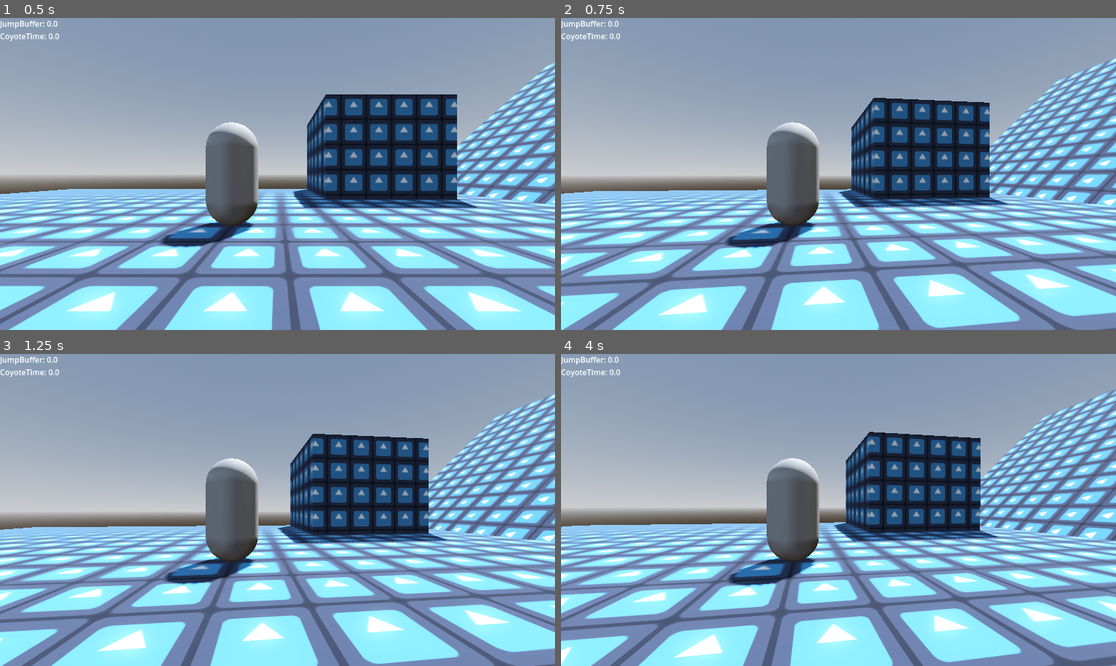
Above: before the commit, frames 1-4 (two rows, left to right).
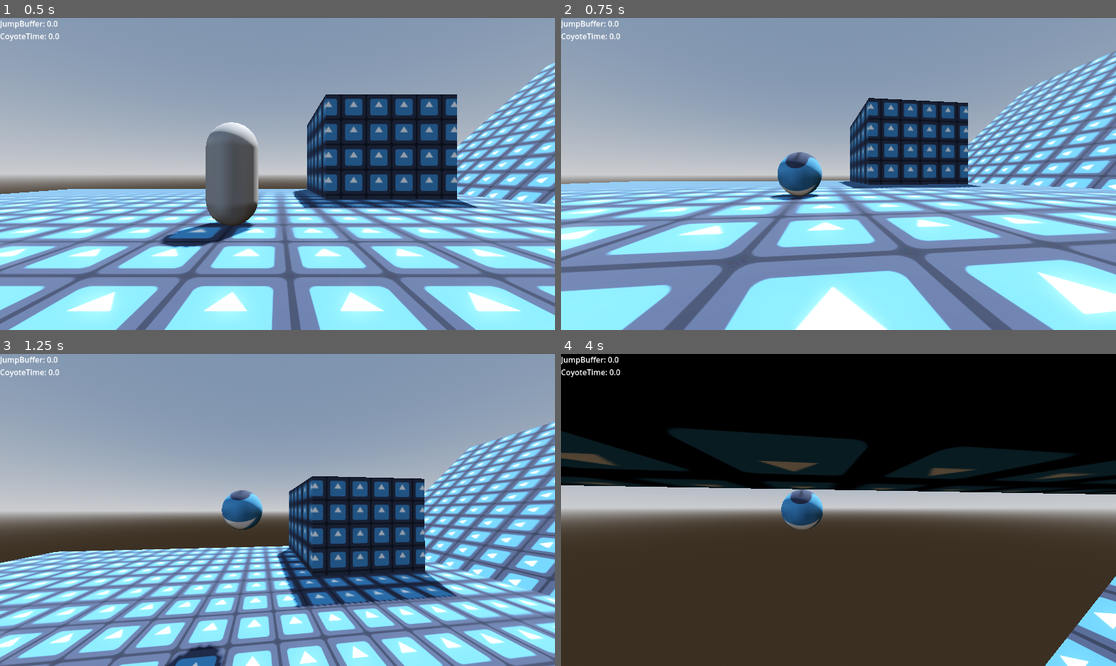
Above: after the commit, the same moments.

Repository: pochoco24/armadillos_with_guns
Game: Godot game, scene res://main.tscn
The game is run twice, just before and just after one commit, with the same random seed, the same clock (stepped at 60 frames per second) and the same inputs. The engine's default icon, where the game draws it, is replaced by a stand-in: a white triangle on a blue panel in a dark square.
Inputs (mouse positions are in pixels of both pictures, inside the frame that each line leads up to):
- Up to frame 1 (0.5 s): no input
- Up to frame 2 (0.75 s): move the mouse to (866, 174) at 0.52 s; hold W (up) from 0.53 s (still down); hold Shift (ball_mode) from 0.53 s (still down)
- Up to frame 3 (1.25 s): keep holding W (up); keep holding Shift (ball_mode); tap Space (jump) at 0.77, 0.8, 1.07 s
- Up to frame 4 (4 s): keep holding W (up); move the mouse to (810, 510) at 1.27 s; release Shift (ball_mode) at 1.28 s; tap Space (jump) at 1.35, 1.52, 1.82, 2.3, 3.02, 3.32, 3.77, 3.8 s; tap Shift (ball_mode) at 1.55, 3.05 s; move the mouse to (849, 503) at 2.02 s; hold Shift (ball_mode) 2.03-2.78 s; move the mouse to (832, 516) at 2.77 s; click (832, 516) at 2.85 s; move the mouse to (877, 513) at 3.52 s; hold Shift (ball_mode) from 3.53 s (still down)

Frame 1 is identical in both runs. In frame 2, 47% of the frame differs, in the area x 0-100%, y 10-100%; in frame 3, 47%; in frame 4, 94%, in the area x 0-100%, y 0-100%.

Commit message:
added nested ball fsm

Diff:
--- a/main.tscn
+++ b/main.tscn
@@ -1,18 +1,22 @@
-[gd_scene load_steps=24 format=3 uid="uid://cdyng8lxh4ora"]
+[gd_scene load_steps=28 format=3 uid="uid://cdyng8lxh4ora"]
 
 [ext_resource type="Texture2D" uid="uid://cjsigc2r52b5f" path="res://icon.svg" id="1_0xm2m"]
 [ext_resource type="Script" uid="uid://b56c0rb1dbxy0" path="res://player/player.gd" id="2_272bh"]
-[ext_resource type="Script" uid="uid://cjnokk3bv3d2c" path="res://cam_pivot.gd" id="3_1bvp3"]
-[ext_resource type="Script" uid="uid://bq5t5v4jynd1h" path="res://player/ball.gd" id="3_h2yge"]
-[ext_resource type="Script" uid="uid://bt3ijvv8tokii" path="res://player/player_state_machine.gd" id="3_w48qg"]
+[ext_resource type="Script" uid="uid://cjnokk3bv3d2c" path="res://player/cam_pivot.gd" id="3_1bvp3"]
+[ext_resource type="Script" uid="uid://bq5t5v4jynd1h" path="res://player/ball_rigid_body.gd" id="3_h2yge"]
+[ext_resource type="Script" uid="uid://bhb5ov73j0yb7" path="res://utlilities/state_machine.gd" id="3_ycdy4"]
 [ext_resource type="Script" uid="uid://b46x2wbgv0s8s" path="res://player/states/idle.gd" id="4_7mycd"]
 [ext_resource type="Script" uid="uid://dtiwo1avy75s1" path="res://player/states/falling.gd" id="5_5vw27"]
 [ext_resource type="Script" uid="uid://qj43j33ouuei" path="res://player/states/jumping.gd" id="5_272bh"]
 [ext_resource type="Script" uid="uid://fbmqt1ut2sxi" path="res://player/states/run.gd" id="6_5vw27"]
-[ext_resource type="Script" uid="uid://xaghdmtee3di" path="res://player/player_state.gd" id="8_4c57u"]
+[ext_resource type="Script" uid="uid://xaghdmtee3di" path="res://player/states/player_state.gd" id="8_4c57u"]
+[ext_resource type="Script" uid="uid://dnk8b18dvrxgt" path="res://player/states/ball/ball_sub_state_machine.gd" id="8_w48qg"]
+[ext_resource type="Script" uid="uid://cv21ku1excwup" path="res://player/states/ball/rolling.gd" id="9_2cqfq"]
+[ext_resource type="Script" uid="uid://cl8gt4lexd38m" path="res://player/states/ball/jumping.gd" id="10_yaehf"]
+[ext_resource type="Script" uid="uid://bwfal6x03yuyj" path="res://player/states/ball/falling.gd" id="11_074og"]
 [ext_resource type="Script" uid="uid://bjgkpaqtq6enr" path="res://player/ledge_detection.gd" id="11_dg77c"]
 [ext_resource type="Script" uid="uid://cqmtmx618c1r7" path="res://player/spinning_ray_cast_3d.gd" id="11_efxa6"]
-[ext_resource type="Script" uid="uid://di2cld85wx5pl" path="res://debug_ui.gd" id="13_ycdy4"]
+[ext_resource type="Script" uid="uid://di2cld85wx5pl" path="res://utlilities/debug_ui.gd" id="13_ycdy4"]
 
 [sub_resource type="ProceduralSkyMaterial" id="ProceduralSkyMaterial_1bvp3"]
 sky_horizon_color = Color(0.662243, 0.671743, 0.686743, 1)
@@ -99,35 +103,60 @@
 shotgun_recoil = 20.0
 ball_shotgun_recoil = 25.0
 
-[node name="PlayerStateMachine" type="Node" parent="Player" node_paths=PackedStringArray("player", "current_state")]
-script = ExtResource("3_w48qg")
-player = NodePath("..")
-current_state = NodePath("Idle")
+[node name="StateMachine" type="Node" parent="Player" node_paths=PackedStringArray("initial_state")]
+script = ExtResource("3_ycdy4")
+initial_state = NodePath("Idle")
 metadata/_custom_type_script = "uid://bhb5ov73j0yb7"
 
-[node name="Idle" type="Node" parent="Player/PlayerStateMachine"]
+[node name="Idle" type="Node" parent="Player/StateMachine" node_paths=PackedStringArray("player")]
 script = ExtResource("4_7mycd")
-metadata/_custom_type_script = "uid://xaghdmtee3di"
-
-[node name="Jumping" type="Node" parent="Player/PlayerStateMachine"]
+player = NodePath("../..")
+metadata/_custom_type_script = "uid://xaghdmtee3di"
+
+[node name="Jumping" type="Node" parent="Player/StateMachine" node_paths=PackedStringArray("player")]
 script = ExtResource("5_272bh")
 jump_speed = 10.0
-metadata/_custom_type_script = "uid://xaghdmtee3di"
-
-[node name="Falling" type="Node" parent="Player/PlayerStateMachine"]
+player = NodePath("../..")
+metadata/_custom_type_script = "uid://xaghdmtee3di"
+
+[node name="Falling" type="Node" parent="Player/StateMachine" node_paths=PackedStringArray("player")]
 script = ExtResource("5_5vw27")
-metadata/_custom_type_script = "uid://xaghdmtee3di"
-
-[node name="Run" type="Node" parent="Player/PlayerStateMachine"]
+player = NodePath("../..")
+metadata/_custom_type_script = "uid://xaghdmtee3di"
+
+[node name="Run" type="Node" parent="Player/StateMachine" node_paths=PackedStringArray("player")]
 script = ExtResource("6_5vw27")
-metadata/_custom_type_script = "uid://xaghdmtee3di"
-
-[node name="Ball" type="Node" parent="Player/PlayerStateMachine"]
+player = NodePath("../..")
+metadata/_custom_type_script = "uid://xaghdmtee3di"
+
+[node name="Ball" type="Node" parent="Player/StateMachine" node_paths=PackedStringArray("player", "ball")]
+script = ExtResource("8_w48qg")
+player = NodePath("../..")
+ball = NodePath("../../Ball")
+metadata/_custom_type_script = "uid://0hhu20p0073h"
+
+[node name="Rolling" type="Node" parent="Player/StateMachine/Ball" node_paths=PackedStringArray("ball", "player")]
+script = ExtResource("9_2cqfq")
+ball = NodePath("../../../Ball")
+player = NodePath("../../..")
+metadata/_custom_type_script = "uid://tskxb1lhmh3"
+
+[node name="Jumping" type="Node" parent="Player/StateMachine/Ball" node_paths=PackedStringArray("ball", "player")]
+script = ExtResource("10_yaehf")
+jump_speed = 15.0
+ball = NodePath("../../../Ball")
+player = NodePath("../../..")
+metadata/_custom_type_script = "uid://tskxb1lhmh3"
+
+[node name="Falling" type="Node" parent="Player/StateMachine/Ball" node_paths=PackedStringArray("ball", "player")]
+script = ExtResource("11_074og")
+ball = NodePath("../../../Ball")
+player = NodePath("../../..")
+metadata/_custom_type_script = "uid://tskxb1lhmh3"
+
+[node name="LedgeGrab" type="Node" parent="Player/StateMachine" node_paths=PackedStringArray("player")]
 script = ExtResource("8_4c57u")
-metadata/_custom_type_script = "uid://xaghdmtee3di"
-
-[node name="LedgeGrab" type="Node" parent="Player/PlayerStateMachine"]
-script = ExtResource("8_4c57u")
+player = NodePath("../..")
 metadata/_custom_type_script = "uid://xaghdmtee3di"
 
 [node name="Mesh" type="MeshInstance3D" parent="Player"]
@@ -161,10 +190,11 @@
 gravity_scale = 4.0
 freeze = true
 contact_monitor = true
-max_contacts_reported = 1
+max_contacts_reported = 5
 angular_damp = 1.0
 script = ExtResource("3_h2yge")
 max_floor_dot = 0.707
+acceleration = 15.0
 
 [node name="CollisionShape3D" type="CollisionShape3D" parent="Player/Ball"]
 shape = SubResource("SphereShape3D_h2yge")
--- a/player/ball.gd
+++ b/player/ball_rigid_body.gd
@@ -1,6 +1,7 @@
 extends RigidBody3D
 
-@export var max_floor_dot : float
+@export var max_floor_dot: float
+@export var acceleration: float
 
 var on_floor := false
 
--- a/player/legacy_player.gd
+++ /dev/null
@@ -1,148 +0,0 @@
-extends CharacterBody3D
-
-enum States {IDLE, RUN, JUMP, FALLING, BALL, LEDGE_GRAB}
-
-@export var cam_pivot: Node3D
-@export var ball: RigidBody3D
-@onready var player_mesh: MeshInstance3D = $PlayerMesh
-@onready var jump_buffer: Timer = $JumpBuffer
-@onready var coyote_time: Timer = $CoyoteTime
-
-@export var acceleration: float
-@export var ball_acceleration: float
-@export var speed: float
-@export var jump_speed: float
-@export var ball_jump_speed: float
-@export var gravity: float
-@export var void_y_level: float
-
-var input_dir := Vector2.ZERO
-var velocity_flat := Vector2.ZERO
-var was_on_floor = false
-
-var state: States = States.IDLE:
-	set = set_state
-
-
-func _ready() -> void:
-	# Lock mouse in center of screen
-	Input.mouse_mode = Input.MOUSE_MODE_CAPTURED
-
-	set_state(States.BALL)
-
-func _physics_process(delta: float) -> void:
-	var queue_coyote_time = false
-
-	if is_on_floor() != was_on_floor:
-		if not is_on_floor():
-			queue_coyote_time = true
-		was_on_floor = is_on_floor()
-
-
-	# Kill player if it falls to void
-	if position.y < void_y_level:
-		position = Vector3.UP
-		velocity = Vector3.UP
-		ball.position = Vector3.UP
-		ball.angular_velocity = Vector3.ZERO
-		ball.linear_velocity = Vector3.ZERO
-		cam_pivot.move_to_position(position, false)
-
-	# Rotate with camera
-	var input_dir_world = input_dir.rotated(-cam_pivot.rotation.y)
-
-	velocity_flat = Vector2(velocity.x, velocity.z)
-
-	if state == States.BALL:
-		var input_dir_3d = Vector3(input_dir_world.x, 0.0, input_dir_world.y)
-		ball.apply_torque(Vector3.UP.cross(input_dir_3d) * ball_acceleration)
-
-		if Input.is_action_just_pressed("jump") and ball.on_floor:
-			ball.apply_impulse(Vector3.UP * ball_jump_speed)
-
-	elif state in [States.IDLE, States.RUN]:
-		velocity_flat = velocity_flat.move_toward(input_dir_world * speed, acceleration)
-
-		velocity.x = velocity_flat.x
-		velocity.z = velocity_flat.y
-
-		if Input.is_action_just_pressed("jump"):
-			if is_on_floor() or not coyote_time.is_stopped():
-				velocity.y += jump_speed
-				queue_coyote_time = false
-			else:
-				jump_buffer.start()
-
-		elif is_on_floor() and not jump_buffer.is_stopped():
-			velocity.y += jump_speed
-			queue_coyote_time = false
-			jump_buffer.stop()
-
-		velocity.y -= gravity
-
-	move_and_slide()
-
-	if state == States.BALL:
-		position = ball.position
-
-	cam_pivot.move_to_position(position)
-
-
-func set_state(new_state: States):
-	if new_state == state:
-		return
-
-	# Entering ball
-	if new_state == States.BALL:
-		player_mesh.visible = false
-		set_collision_layer_value(1, false)
-		set_collision_mask_value(1, false)
-		set_collision_mask_value(2, false)
-
-		ball.visible = true
-		ball.set_collision_layer_value(1, true)
-		ball.set_collision_mask_value(1, true)
-		ball.set_collision_mask_value(2, true)
-		ball.freeze = false
-
-		ball.position = position
-		ball.linear_velocity = velocity
-
-	# Exiting ball
-	if state == States.BALL:
-		player_mesh.visible = true
-		set_collision_layer_value(1, true)
-		set_collision_mask_value(1, true)
-		set_collision_mask_value(2, true)
-
-		ball.visible = false
-		ball.set_collision_layer_value(1, false)
-		ball.set_collision_mask_value(1, false)
-		ball.set_collision_mask_value(2, false)
-		ball.freeze = true
-
-		position = ball.position
-		velocity = ball.linear_velocity
-
-	state = new_state
-
-
-func _input(event: InputEvent) -> void:
-	# up and down are flipped to match 3D Z axis
-	input_dir = Input.get_vector("left", "right", "up", "down")
-
-	if state == States.BALL and event.is_action_released("ball_mode"):
-		if input_dir == Vector2.ZERO:
-			set_state(States.IDLE)
-		else:
-			set_state(States.IDLE)
-
-	elif state == States.IDLE and input_dir != Vector2.ZERO:
-		set_state(States.RUN)
-
-	elif state in [States.IDLE, States.RUN] and event.is_action_pressed("ball_mode"):
-		set_state(States.BALL)
-
-	# Game exit
-	if event.is_action_pressed("ui_cancel"):
-		get_tree().quit()
--- a/player/player_state_machine.gd
+++ /dev/null
@@ -1,11 +0,0 @@
-extends StateMachine
-
-@export var player: CharacterBody3D
-
-
-func _ready() -> void:
-	for child in get_children():
-		if child is PlayerState:
-			child.player = player
-
-	super()
--- a/player/states/ball.gd
+++ /dev/null
@@ -1,114 +0,0 @@
-extends PlayerState
-
-@export var ball: RigidBody3D
-@export var acceleration: float
-@export var jump_speed: float
-
-enum Substate {ROLLING, JUMPING, FALLING}
-var substate = Substate.FALLING: set = set_substate
-
-
-func enter():
-	player.mesh.visible = false
-	player.set_collision_layer_value(1, false)
-	player.set_collision_mask_value(1, false)
-	player.set_collision_mask_value(2, false)
-
-	ball.visible = true
-	ball.set_collision_layer_value(1, true)
-	ball.set_collision_mask_value(1, true)
-	ball.set_collision_mask_value(2, true)
-	ball.freeze = false
-
-	ball.position = player.position
-	ball.linear_velocity = player.velocity
-
-	player.cam_pivot.change_fov(90.0)
-
-	# Ball always starts in mid air when player goes into ball mode
-	ball.on_floor = false
-	substate = Substate.FALLING
-
-
-func exit():
-	player.mesh.visible = true
-	player.set_collision_layer_value(1, true)
-	player.set_collision_mask_value(1, true)
-	player.set_collision_mask_value(2, true)
-
-	ball.visible = false
-	ball.set_collision_layer_value(1, false)
-	ball.set_collision_mask_value(1, false)
-	ball.set_collision_mask_value(2, false)
-	ball.freeze = true
-
-	player.position = ball.position
-	player.velocity = ball.linear_velocity
-
-	player.cam_pivot.change_fov(player.cam_pivot.default_fov)
-
-
-func input_update(event: InputEvent):
-	if event.is_action_released("ball_mode"):
-		if ball.on_floor:
-			if Input.get_vector("down", "up", "right", "left") != Vector2.ZERO:
-				change_state("Run")
-			else:
-				change_state("Idle")
-		else:
-			change_state("Falling")
-
-
-func set_substate(new_substate: Substate):
-	if new_substate == substate:
-		return
-	print(Substate.keys()[new_substate])
-
-	if new_substate == Substate.JUMPING:
-		ball.apply_impulse(Vector3.UP * jump_speed)
-		player.jump_buffer.stop()
-		player.coyote_time.stop()
-
-	substate = new_substate
-
-
-func physics_update(delta):
-	var input_dir = Input.get_vector("left", "right", "up", "down")
-
-	# Rotate with camera
-	var input_dir_world = input_dir.rotated(-player.cam_pivot.rotation.y)
-
-	var input_dir_3d = Vector3(input_dir_world.x, 0.0, input_dir_world.y)
-
-	ball.apply_torque(Vector3.UP.cross(input_dir_3d) * acceleration)
-
-	if Input.is_action_just_pressed("jump"):
-		print("JUMPEDDDDDDDDDDDDDDDDDDDDDDD", Substate.keys()[substate], ball.on_floor)
-
-	if substate == Substate.ROLLING:
-		if Input.is_action_just_pressed("jump"):
-			set_substate(Substate.JUMPING)
-
-		if not ball.on_floor:
-			player.coyote_time.start()
-			set_substate(Substate.FALLING)
-
-	elif substate == Substate.JUMPING:
-		if ball.linear_velocity.y < 0.0:
-			set_substate(Substate.FALLING)
-
-	elif substate == Substate.FALLING:
-		if ball.on_floor:
-			if not player.jump_buffer.is_stopped() or Input.is_action_just_pressed("jump"):
-				set_substate(Substate.JUMPING)
-			else:
-				set_substate(Substate.ROLLING)
-
-		elif Input.is_action_just_pressed("jump"):
-			if not player.coyote_time.is_stopped():
-				set_substate(Substate.JUMPING)
-			else:
-				player.jump_buffer.start()
-
-	player.position = ball.position
-	player.cam_pivot.position = ball.position
--- /dev/null
+++ b/player/states/ball/ball_state.gd
@@ -0,0 +1,20 @@
+class_name BallState
+extends PlayerState
+
+@export var ball: RigidBody3D
+
+
+func physics_update(delta: float) -> void:
+	super(delta)
+
+	var input_dir = Input.get_vector("left", "right", "up", "down")
+
+	# Rotate with camera
+	var input_dir_world = input_dir.rotated(-player.cam_pivot.rotation.y)
+
+	var input_dir_3d = Vector3(input_dir_world.x, 0.0, input_dir_world.y)
+
+	ball.apply_torque(Vector3.UP.cross(input_dir_3d) * ball.acceleration)
+
+	player.position = ball.position
+	player.cam_pivot.position = ball.position
--- /dev/null
+++ b/player/states/ball/ball_sub_state_machine.gd
@@ -0,0 +1,53 @@
+extends SubStateMachine
+
+@export var player: CharacterBody3D
+@export var ball: RigidBody3D
+
+
+func input_update(event: InputEvent) -> void:
+	if event.is_action_released("ball_mode"):
+		change_state("Falling")
+	else:
+		super(event)
+
+
+func enter():
+	super()
+
+	player.mesh.visible = false
+	player.set_collision_layer_value(1, false)
+	player.set_collision_mask_value(1, false)
+	player.set_collision_mask_value(2, false)
+
+	ball.visible = true
+	ball.set_collision_layer_value(1, true)
+	ball.set_collision_mask_value(1, true)
+	ball.set_collision_mask_value(2, true)
+	ball.freeze = false
+
+	ball.position = player.position
+	ball.linear_velocity = player.velocity
+
+	player.cam_pivot.change_fov(90.0)
+
+	set_substate("Falling")
+
+
+func exit():
+	super()
+
+	player.mesh.visible = true
+	player.set_collision_layer_value(1, true)
+	player.set_collision_mask_value(1, true)
+	player.set_collision_mask_value(2, true)
+
+	ball.visible = false
+	ball.set_collision_layer_value(1, false)
+	ball.set_collision_mask_value(1, false)
+	ball.set_collision_mask_value(2, false)
+	ball.freeze = true
+
+	player.position = ball.position
+	player.velocity = ball.linear_velocity
+
+	player.cam_pivot.change_fov(player.cam_pivot.default_fov)
--- /dev/null
+++ b/player/states/ball/falling.gd
@@ -0,0 +1,22 @@
+extends BallState
+
+
+func input_update(event: InputEvent):
+	if event.is_action_pressed("jump"):
+		if not player.coyote_time.is_stopped():
+			change_state("Jumping")
+		else:
+			player.jump_buffer.start()
+	else:
+		super(event)
+
+
+func physics_update(delta: float) -> void:
+	super(delta)
+
+	if ball.on_floor:
+		if not player.jump_buffer.is_stopped():
+			player.jump_buffer.stop()
+			change_state("Jumping")
+		else:
+			change_state("Rolling")
--- /dev/null
+++ b/player/states/ball/jumping.gd
@@ -0,0 +1,16 @@
+extends BallState
+
+@export var jump_speed: float
+
+
+func enter():
+	ball.apply_impulse(Vector3.UP * jump_speed)
+	player.jump_buffer.stop()
+	player.coyote_time.stop()
+
+
+func physics_update(delta: float):
+	super(delta)
+
+	if ball.linear_velocity.y < 0.0:
+		change_state("Falling")
--- /dev/null
+++ b/player/states/ball/rolling.gd
@@ -0,0 +1,16 @@
+extends BallState
+
+
+func input_update(event: InputEvent) -> void:
+	if event.is_action_pressed("jump"):
+		change_state("Jumping")
+	else:
+		super(event)
+
+
+func physics_update(delta: float):
+	super(delta)
+
+	if not ball.on_floor:
+		player.coyote_time.start()
+		change_state("Falling")
--- a/player/player_state.gd
+++ b/player/states/player_state.gd
@@ -1,4 +1,4 @@
 class_name PlayerState
 extends State
 
-var player: CharacterBody3D
+@export var player: CharacterBody3D
--- a/project.godot
+++ b/project.godot
@@ -12,8 +12,15 @@
 
 config/name="Demo Game"
 run/main_scene="uid://cdyng8lxh4ora"
-config/features=PackedStringArray("4.4", "Forward Plus")
+config/features=PackedStringArray("4.5", "Forward Plus")
 config/icon="res://icon.svg"
+
+[file_customization]
+
+folder_colors={
+"res://player/": "red",
+"res://utlilities/": "green"
+}
 
 [input]
 
--- a/utlilities/state_machine.gd
+++ b/utlilities/state_machine.gd
@@ -1,8 +1,10 @@
 class_name StateMachine
 extends Node
 
+@export var initial_state: State
+
 var states: Dictionary[String, State]
-@export var current_state: State
+var current_state: State
 
 
 func _ready() -> void:
@@ -10,6 +12,10 @@
 		if child is State:
 			states[child.name] = child
 			child.transitioned.connect(_on_state_transitioned)
+
+	if initial_state:
+		initial_state.enter()
+		current_state = initial_state
 
 
 func _on_state_transitioned(new_state_name: String):
--- /dev/null
+++ b/utlilities/sub_state_machine.gd
@@ -0,0 +1,51 @@
+class_name SubStateMachine
+extends State
+## A StateMachine that can be nested within a StateMachine. It extends the
+## State class so it can be put as a child of a state machine.
+## Calling change_state() changes the state of the parent StateMachine.
+## Calling set_substate() changes the substate of THIS SubStateMachine.
+
+var substates: Dictionary[String, State]
+@export var current_substate: State
+
+
+func _ready() -> void:
+	for child in get_children():
+		if child is State:
+			substates[child.name] = child
+			child.transitioned.connect(_on_substate_transitioned)
+
+
+func set_substate(new_substate_name: String):
+	_on_substate_transitioned(new_substate_name)
+
+
+func change_state(new_state_name: String):
+	# Exit current substate and then change state of parent StateMachine
+	current_substate.exit()
+	current_substate = null
+	super(new_state_name)
+
+
+func _on_substate_transitioned(new_substate_name: String):
+	var new_substate = substates[new_substate_name]
+
+	if current_substate == new_substate:
+		return
+
+	if current_substate:
+		current_substate.exit()
+
+	new_substate.enter()
+
+	current_substate = new_substate
+
+
+func physics_update(delta: float) -> void:
+	if current_substate:
+		current_substate.physics_update(delta)
+
+
+func input_update(event: InputEvent) -> void:
+	if current_substate:
+		current_substate.input_update(event)
Renamed: player/ball.gd.uid -> player/ball_rigid_body.gd.uid
Renamed: cam_pivot.gd -> player/cam_pivot.gd
Renamed: cam_pivot.gd.uid -> player/cam_pivot.gd.uid
Not shown, removed: player/legacy_player.gd.uid
Not shown, removed: player/player_state_machine.gd.uid
Not shown, removed: player/states/ball.gd.uid
Not shown, added: player/states/ball/ball_state.gd.uid
Not shown, added: player/states/ball/ball_sub_state_machine.gd.uid
Not shown, added: player/states/ball/falling.gd.uid
Not shown, added: player/states/ball/jumping.gd.uid
Not shown, added: player/states/ball/rolling.gd.uid
Renamed: player/player_state.gd.uid -> player/states/player_state.gd.uid
(and 3 more such lines)
